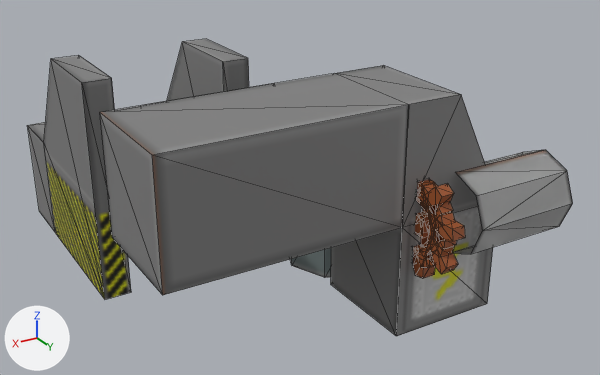
Renders of the Blender file ar_machines/src/main/resources/assets/armachines/multiblock/rollingmachine.blend from each side of a commit.
Camera for both pictures: a camera (50 mm lens) standing at (4.7, 4.61, 2.85) and looking at (1.02, -1.53, -0.22). Arrows for +X, +Y and +Z are at lower left; the lights stay in place. The first picture is the older version. Mesh edges are drawn as thin lines.

Objects in the first picture: 'Hull', 'Roller1', 'Roller2', 'Roller3'.
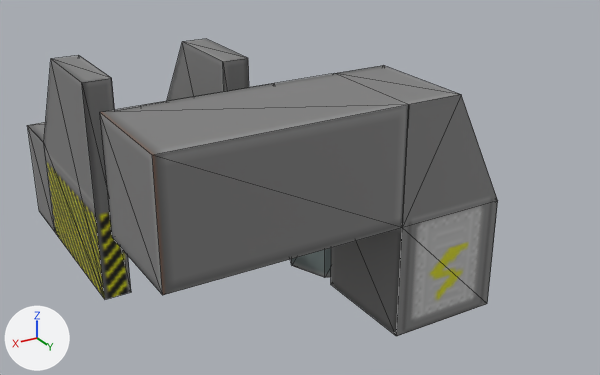
Changed parts and their boxes [x1, y1, x2, y2] in the pictures (600 x 375 px):
'Roller3', hidden
    before: [413, 150, 573, 267]
'Roller1', hidden (brown)
    before: [413, 184, 465, 278]
'Roller2', hidden (brown)
    before: [413, 184, 455, 268]

Diff of the bpy script that builds the scene:
```diff
--- a/ar_machines/src/main/resources/assets/armachines/multiblock/rollingmachine.blend.py
+++ b/ar_machines/src/main/resources/assets/armachines/multiblock/rollingmachine.blend.py
@@ ob_roller1 @@
 ob_roller1.rotation_euler = (1.571, 0.0, 0.0)  # degrees (90, 0, 0)
+ob_roller1.hide_set(True)
@@ ob_roller2 @@
 ob_roller2.rotation_euler = (1.571, 0.0, 0.0)  # degrees (90, 0, 0)
+ob_roller2.hide_set(True)
@@ ob_roller3 @@
 ob_roller3.rotation_euler = (1.571, 0.0, 0.0)  # degrees (90, 0, 0)
+ob_roller3.hide_set(True)
```
